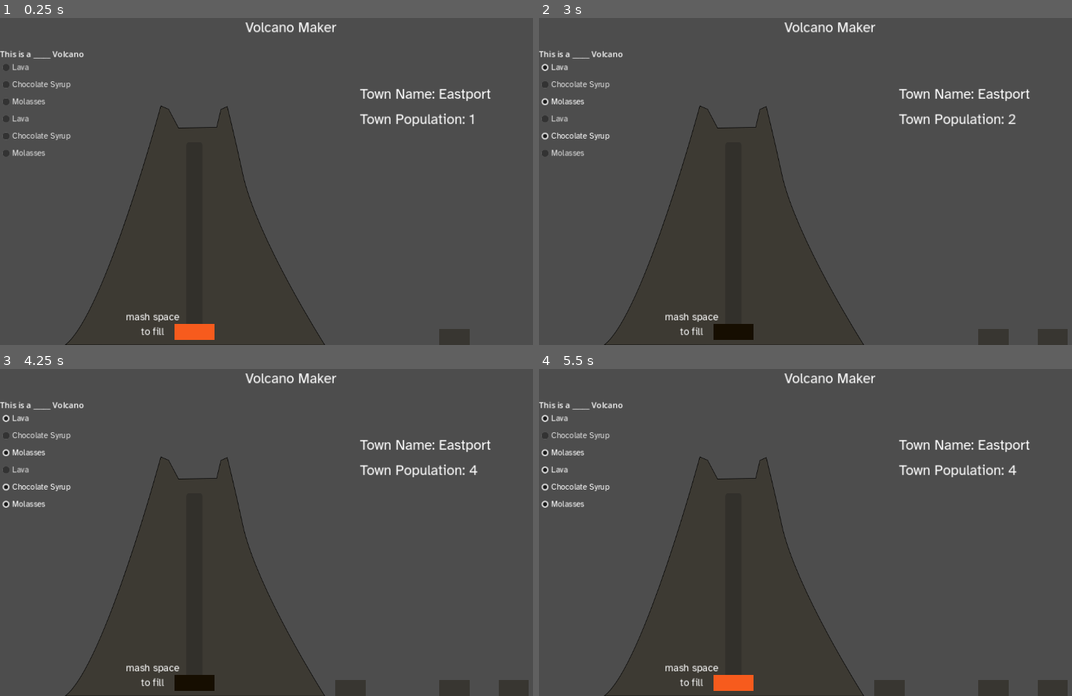
Above: before the commit, frames 1-4 (two rows, left to right).
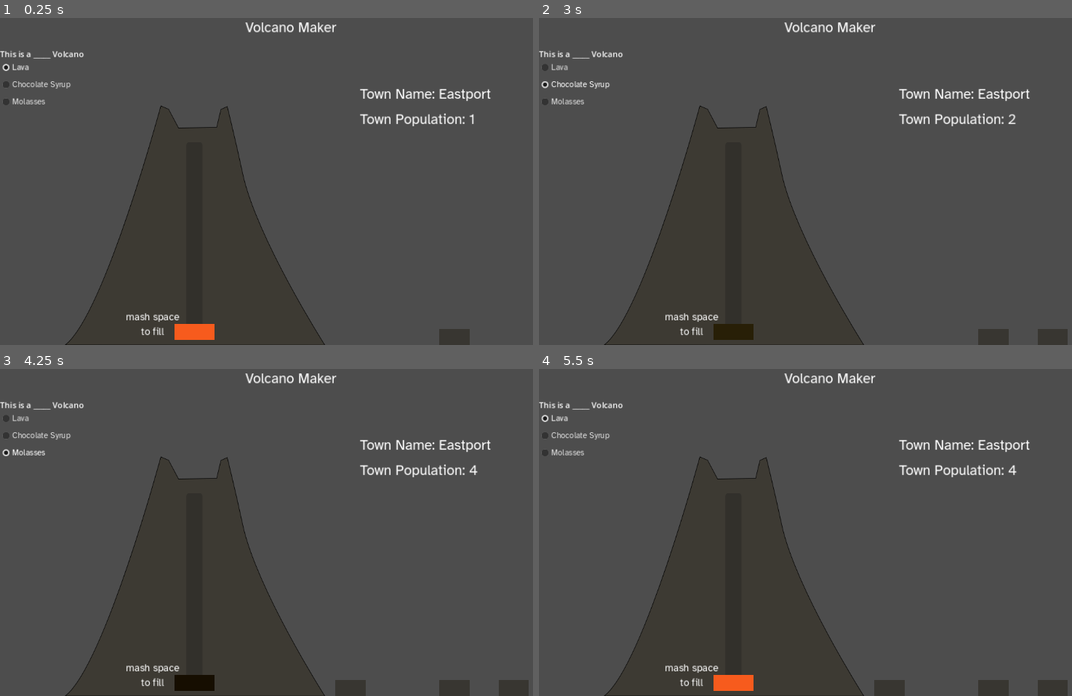
Above: after the commit, the same moments.

Repository: wycre/volcanomaker
Game: Godot game, scene res://Game.tscn
The game is run twice, just before and just after one commit, with the same random seed, the same clock (stepped at 60 frames per second) and the same inputs.
Inputs:
- Up to frame 1 (0.25 s): no input
- Up to frame 2 (3 s): click "Lava" at 0.5 s; click "Chocolate Syrup" at 1.25 s; click "Molasses" at 2 s; click "Chocolate Syrup" at 2.75 s
- Up to frame 3 (4.25 s): click "Molasses" at 3.5 s
- Up to frame 4 (5.5 s): click "Lava" at 4.25 s; click "Lava" at 5 s

The runs differ from the first frame. In frame 1, 0.3% of the frame differs, in the area x 0-14%, y 14-43%; in frame 2, 0.4%; in frame 3, 0.3%; in frame 4, 0.3%.
Error before the commit: Out of bounds get index '4' (on base: 'Array') (res://Scripts/FluidTube.gd:79)

Commit message:
dynamic checkboxes finished

Diff:
--- a/Game.tscn
+++ b/Game.tscn
@@ -1,14 +1,12 @@
-[gd_scene load_steps=18 format=3 uid="uid://b7pcprka6u8cd"]
+[gd_scene load_steps=15 format=3 uid="uid://b7pcprka6u8cd"]
 
 [ext_resource type="Texture2D" uid="uid://c63rm1ai832eb" path="res://Assets/Volcano.svg" id="1_03k7c"]
 [ext_resource type="FontFile" uid="uid://pcf4t0nk81jy" path="res://Assets/Fonts/AtkinsonHyperlegible-Regular.ttf" id="1_81cud"]
 [ext_resource type="Script" path="res://Scripts/main.gd" id="1_yyjb8"]
 [ext_resource type="Theme" uid="uid://dnhbhyk8gn2sa" path="res://Assets/MainTheme.tres" id="4_ag2wq"]
-[ext_resource type="ButtonGroup" uid="uid://cedg0umu6dmep" path="res://LavaTypeGroup.tres" id="5_ssoie"]
 [ext_resource type="Script" path="res://Scripts/FluidTube.gd" id="6_j3p58"]
 [ext_resource type="AudioStream" uid="uid://dvda1c530727j" path="res://Assets/Audio/earth-rumble.mp3" id="7_pqi0u"]
 [ext_resource type="AudioStream" uid="uid://etfhdh3ylg5j" path="res://Assets/Audio/distant-explosion.mp3" id="8_7wafm"]
-[ext_resource type="PackedScene" uid="uid://sgmdaua2ydm6" path="res://check_box.tscn" id="8_ajqof"]
 [ext_resource type="Script" path="res://Scripts/FluidReservior.gd" id="8_jewuj"]
 [ext_resource type="Texture2D" uid="uid://c23txl0khgj6s" path="res://Assets/Newspaper Background.png" id="9_ho3an"]
 [ext_resource type="Script" path="res://Scripts/TownController.gd" id="10_6h8bf"]
@@ -52,8 +50,6 @@
 "camera_shake": SubResource("Animation_k0oku")
 }
 
-[sub_resource type="ButtonGroup" id="ButtonGroup_58m2t"]
-
 [node name="Control" type="Control"]
 layout_mode = 3
 anchors_preset = 15
@@ -152,24 +148,6 @@
 offset_top = 83.0
 offset_right = 143.0
 offset_bottom = 178.0
-
-[node name="LavaCheckBox" parent="VolcanoSettings/VolcanoContentButtons" instance=ExtResource("8_ajqof")]
-layout_mode = 2
-button_group = SubResource("ButtonGroup_58m2t")
-
-[node name="ChocoCheckBox" type="CheckBox" parent="VolcanoSettings/VolcanoContentButtons"]
-layout_mode = 2
-focus_mode = 0
-theme = ExtResource("4_ag2wq")
-button_group = ExtResource("5_ssoie")
-text = "Chocolate Syrup"
-
-[node name="Molasses" type="CheckBox" parent="VolcanoSettings/VolcanoContentButtons"]
-layout_mode = 2
-focus_mode = 0
-theme = ExtResource("4_ag2wq")
-button_group = ExtResource("5_ssoie")
-text = "Molasses "
 
 [node name="VBoxContainer" type="VBoxContainer" parent="."]
 layout_mode = 0
--- a/Scripts/main.gd
+++ b/Scripts/main.gd
@@ -6,6 +6,7 @@
 var fluid_descriptions = Fluidslib.fluid_descriptions
 
 var checkbox = preload("res://check_box.tscn")
+var button_group = preload("res://LavaTypeGroup.tres")
 
 # Called when the node enters the scene tree for the first time.
 func _ready() -> void:
@@ -13,19 +14,27 @@
 	for i in fluid_names.size():
 		var button = checkbox.instantiate()
 		button.text = fluid_names[i]
+		button.button_group = button_group
+		button.button_group.allow_unpress = false
 		$VolcanoSettings/VolcanoContentButtons.add_child(button)
 
 
 	# Bind Fluid choice checkboxes
 	var i = 0
-	for object in $VolcanoSettings/VolcanoContentButtons.get_children():
-		if object is CheckBox:
-			object.toggled.connect(_on_radio_toggled.bind(i))
+	var all_buttons = $VolcanoSettings/VolcanoContentButtons.get_children()
+	for button in all_buttons:
+		if button is CheckBox:
+			button.toggled.connect(_on_radio_toggled.bind(i))
 			i += 1
+
+	# Turn on first button
+	all_buttons[0].button_pressed = true
+	all_buttons[0].emit_signal("toggled", true)
+
 
 	# Prepare Town & Data
 	set_town_name()
-	$Newspaper.set_text(Fluids.LAVA, 2)
+	#$Newspaper.set_text(Fluids.LAVA, 2)
 
 
 
